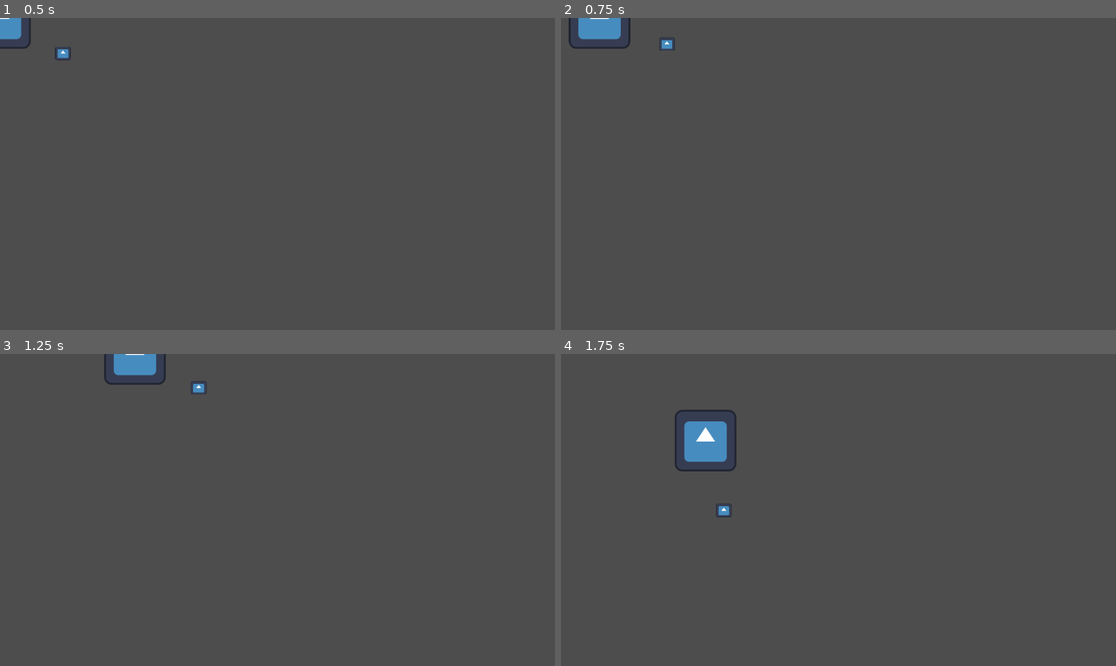
Above: before the commit, frames 1-4 (two rows, left to right).
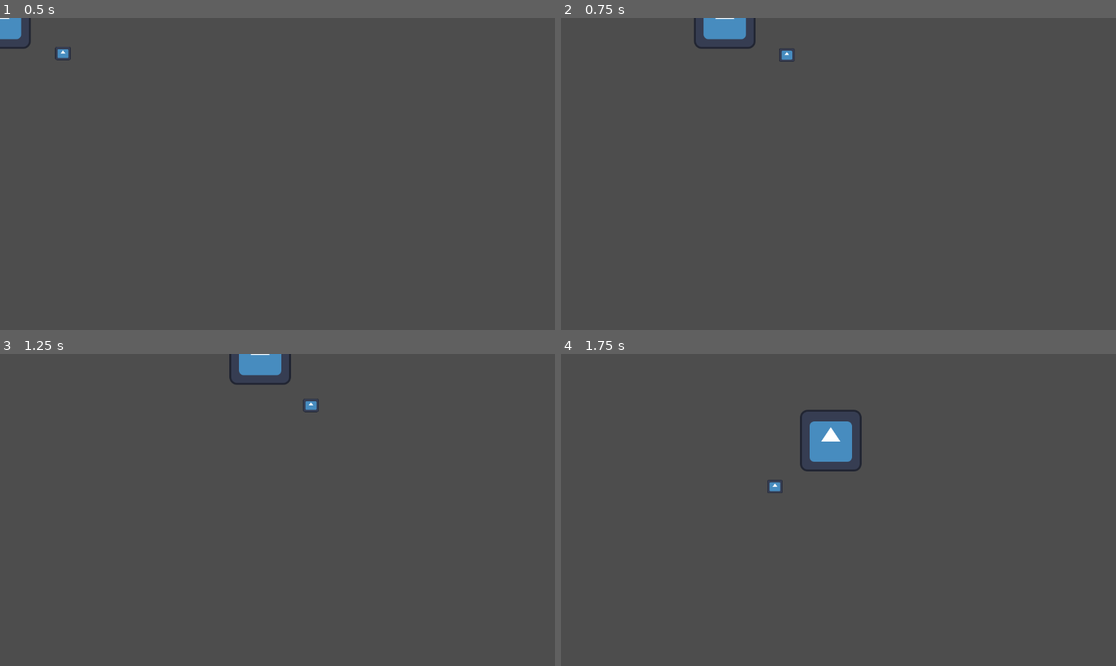
Above: after the commit, the same moments.

Repository: GianiStatie/GGJ-2025
Game: Godot game, scene res://player/player.tscn
Same seed, same stepped clock (60 frames per second), same inputs: the game is played once before the commit and once after it. The engine's default icon, where the game draws it, is replaced by a stand-in: a white triangle on a blue panel in a dark square.
Inputs (mouse positions are in pixels of both pictures, inside the frame that each line leads up to):
- Up to frame 1 (0.5 s): no input
- Up to frame 2 (0.75 s): tap Enter at 0.5 s; move the mouse to (960, 158) at 0.52 s; hold D (right) from 0.53 s (still down); tap Shift (shift, bound only after the commit) at 0.6 s
- Up to frame 3 (1.25 s): keep holding D (right)
- Up to frame 4 (1.75 s): move the mouse to (727, 525) at 1.27 s; release D (right) at 1.28 s; hold S (down) from 1.28 s (still down); tap Shift (shift, bound only after the commit) at 1.35 s

Frame 1 is identical in both runs. In frame 2, 1.5% of the frame differs, in the area x 1-43%, y 0-15%; in frame 3, 1.5%; in frame 4, 2.7%, in the area x 20-55%, y 17-53%.

Commit message:
playr add dash

Diff:
--- a/player/player.gd
+++ b/player/player.gd
@@ -2,16 +2,33 @@
 
 @export var speed = 400
 @export var aim_range=150
-
+var dash_check=true
+var speed_bufer=speed
 func get_input():
 	var input_direction = Input.get_vector("left", "right", "up", "down")
-	velocity = input_direction * speed
+
+	if !dash_check:
+		speed_bufer=speed
+	if Input.is_action_just_pressed("shift") and dash_check:
+		dash_check=false
+		$dash_timer.start(0)
+		speed_bufer=speed*40
+	velocity = input_direction * speed_bufer
+
+#func _unhandled_input(event):
+#	print (event)
 
 func _physics_process(delta):
 	get_input()
+	#print(dash_check)
 	move_and_slide()
 	var mouse_pos_x=(self.global_position.x + aim_range * cos(self.get_angle_to(get_global_mouse_position())))
 	var mouse_pos_y=(self.global_position.y + aim_range * sin(self.get_angle_to(get_global_mouse_position())))
 	$aim.global_position=Vector2(mouse_pos_x , mouse_pos_y)
 #x = cx + r * cos(a)
 #y = cy + r * sin(a)
+
+
+func _on_dash_timer_timeout() -> void:
+	dash_check=true
+	pass # Replace with function body.
--- a/player/player.tscn
+++ b/player/player.tscn
@@ -20,3 +20,8 @@
 position = Vector2(154, -1)
 scale = Vector2(0.253906, 0.21875)
 texture = ExtResource("1_fr85l")
+
+[node name="dash_timer" type="Timer" parent="."]
+one_shot = true
+
+[connection signal="timeout" from="dash_timer" to="." method="_on_dash_timer_timeout"]
--- a/project.godot
+++ b/project.godot
@@ -37,6 +37,11 @@
 "events": [Object(InputEventKey,"resource_local_to_scene":false,"resource_name":"","device":-1,"window_id":0,"alt_press …(192 unchanged characters)…
 ]
 }
+shift={
+"deadzone": 0.5,
+"events": [Object(InputEventKey,"resource_local_to_scene":false,"resource_name":"","device":0,"window_id":0,"alt_pressed":false,"shift_pressed":false,"ctrl_pressed":false,"meta_pressed":false,"pressed":false,"keycode":0,"physical_keycode":4194325,"key_label":0,"unicode":0,"location":0,"echo":false,"script":null)
+]
+}
 
 [rendering]
 
